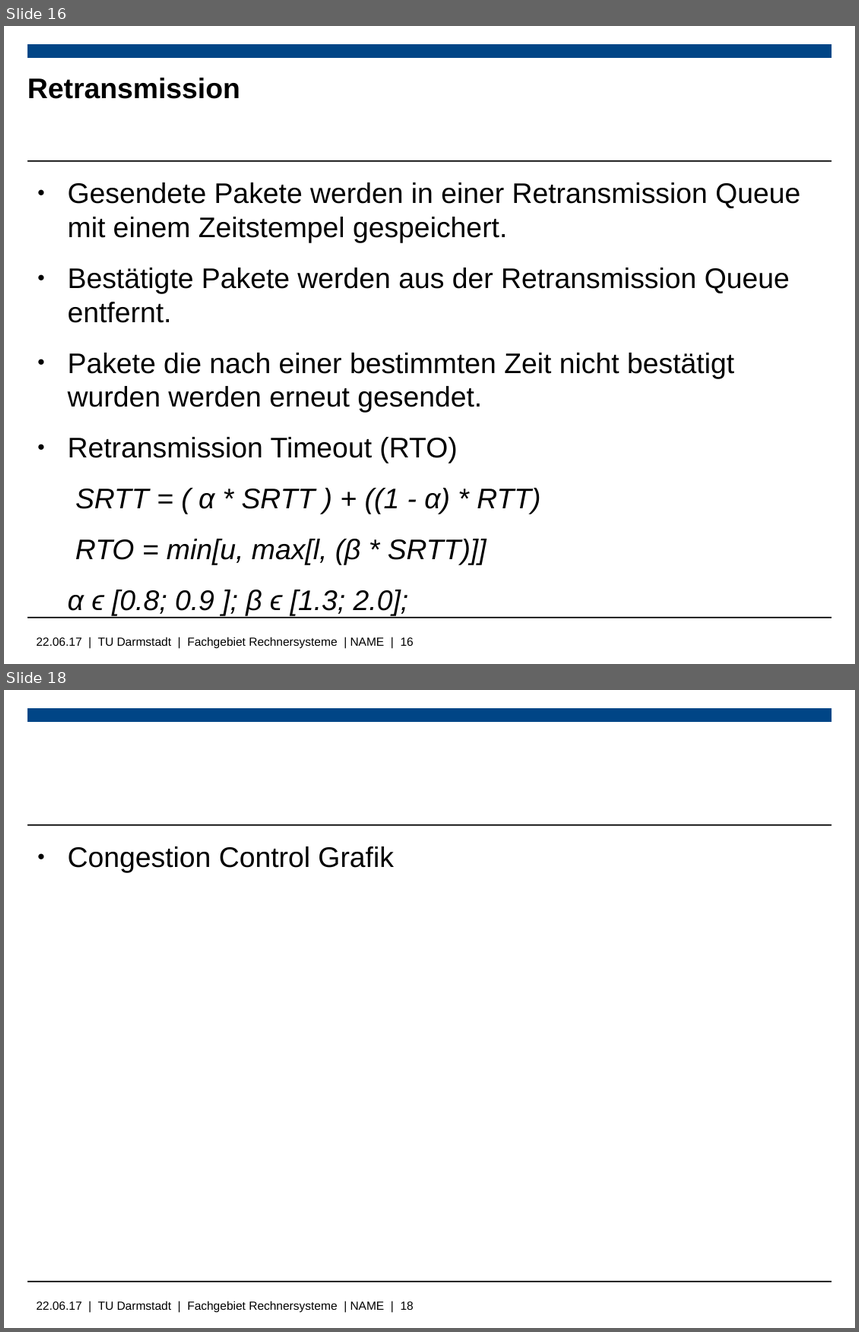
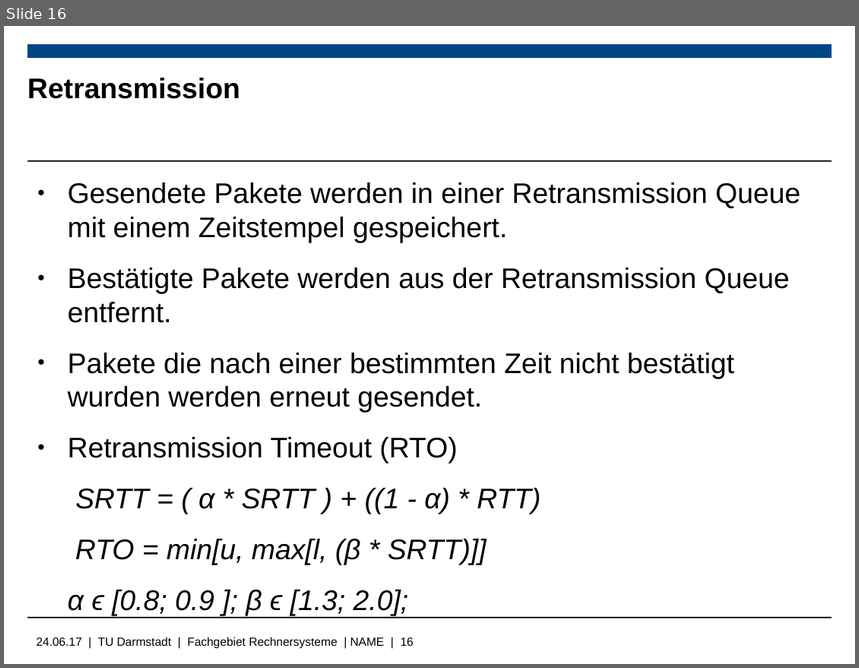
Before and after one commit to Wiero/Bachelorarbeit, a slide deck: Bachelorpräsenation.odp. Shown one above the other, each under a label of ours: slides 16 and 18 before the commit, slide 16 after it; the slides between them are not shown. The pictures are 859x1332 and 859x668 pixels, drawn with LibreOffice and Linux fonts; fonts in the diff are those of the drawing; background and template pictures are left out. Boxes give left, top, right and bottom in pixels: in the first picture for what was removed or moved away, otherwise in the second. Text is boxed around its words. In the diff, an @@ line names an element or a change of style, - is before the commit and + after.

```diff
--- a/Bachelorpräsenation.odp
+++ b/Bachelorpräsenation.odp
@@ slide 18 removed at bbox=[4, 690, 855, 1328], background #FFFFFF; not listed: 4 template elements that a slide beside it also shows @@
@@ text removed at bbox=[68, 847, 394, 873] @@
-● Congestion Control Grafik
@@ text at bbox=[36, 637, 414, 648]: text changed @@
-22.06.17 | TU Darmstadt | Fachgebiet Rechnersysteme | NAME | 16
+24.06.17 | TU Darmstadt | Fachgebiet Rechnersysteme | NAME | 16
```
Also in this commit, not shown: 6 slides changed, 3 slides added.
